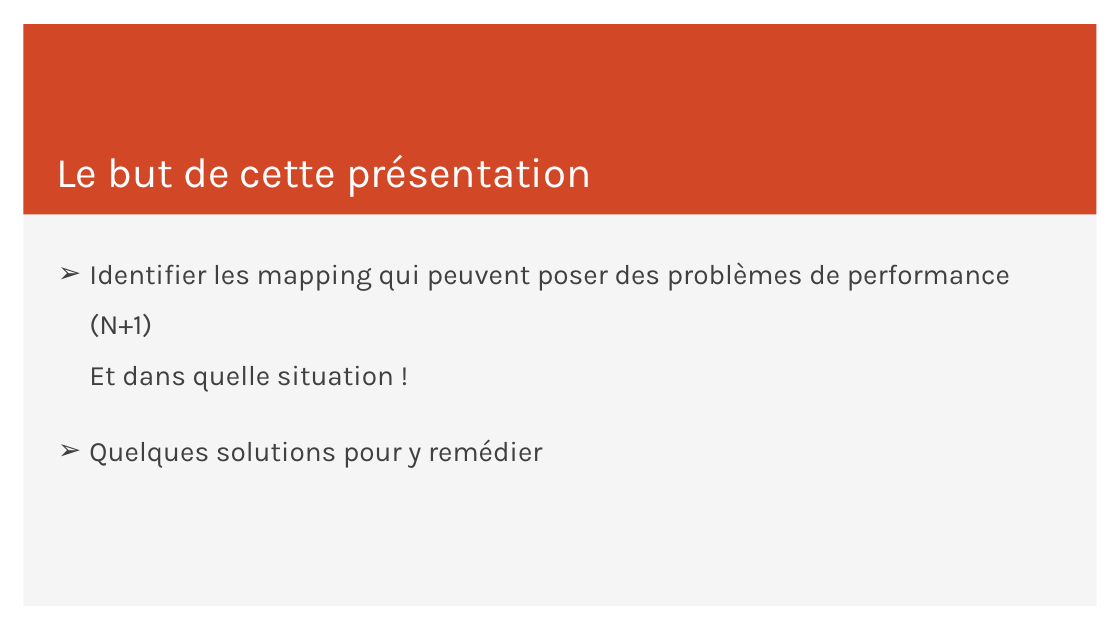
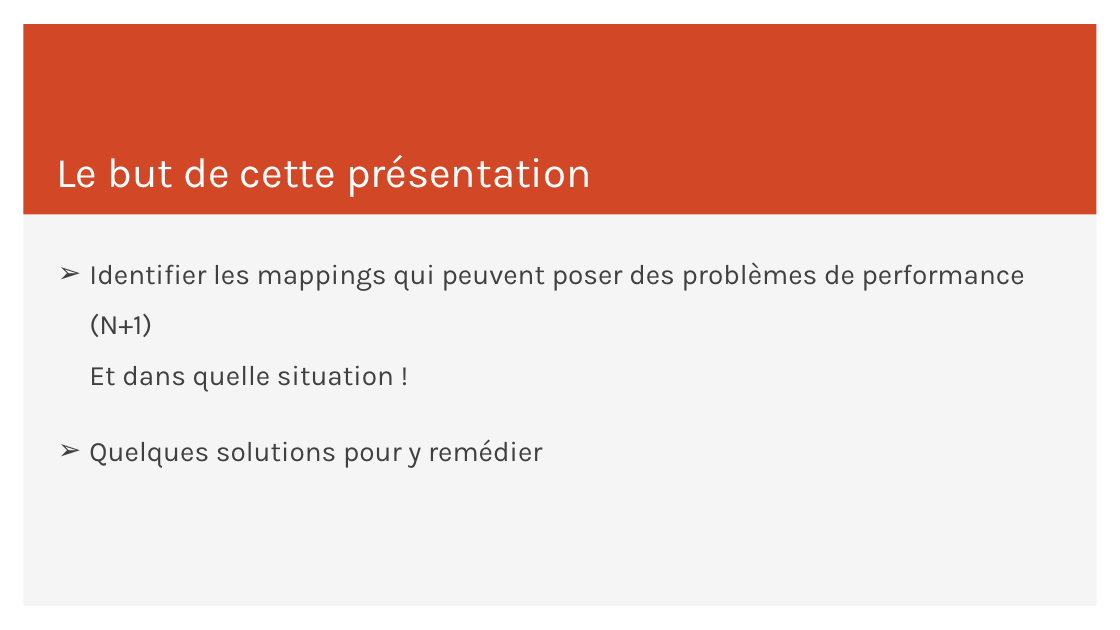
Before and after one commit to sebzuki/hibernate, a slide deck: slide 3 of JPA-HIBERNATE.pptx. Drawn at 1120x630 pixels with LibreOffice and Linux fonts; fonts in the diff are those of the drawing. Boxes give left, top, right and bottom in pixels: in the first picture for what was removed or moved away, otherwise in the second. Text is boxed around its words. In the diff, an @@ line names an element or a change of style, - is before the commit and + after.

Commit message:
update

```diff
--- a/JPA-HIBERNATE.pptx
+++ b/JPA-HIBERNATE.pptx
@@ text at box(89, 262, 1025, 391): text changed @@
-➢ Identifier les mapping qui peuvent poser des problèmes de performance (N+1)
-  Et dans quelle situation !
+➢ Identifier les mappings qui peuvent poser des problèmes de performance (N+1)
+  Et dans quelle situation !
```
Also in this commit, not shown: 3 other slides changed, 1 slide added.
